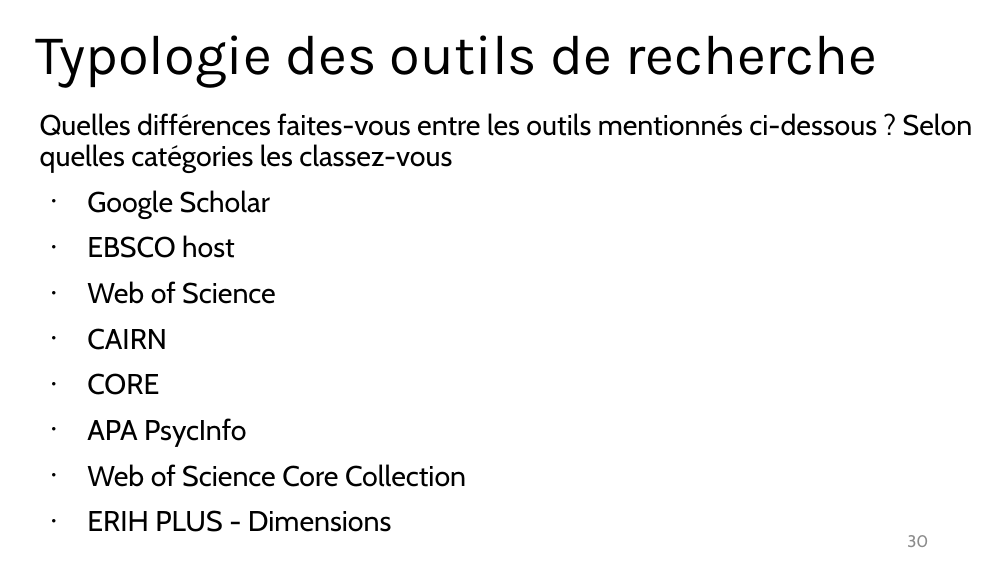
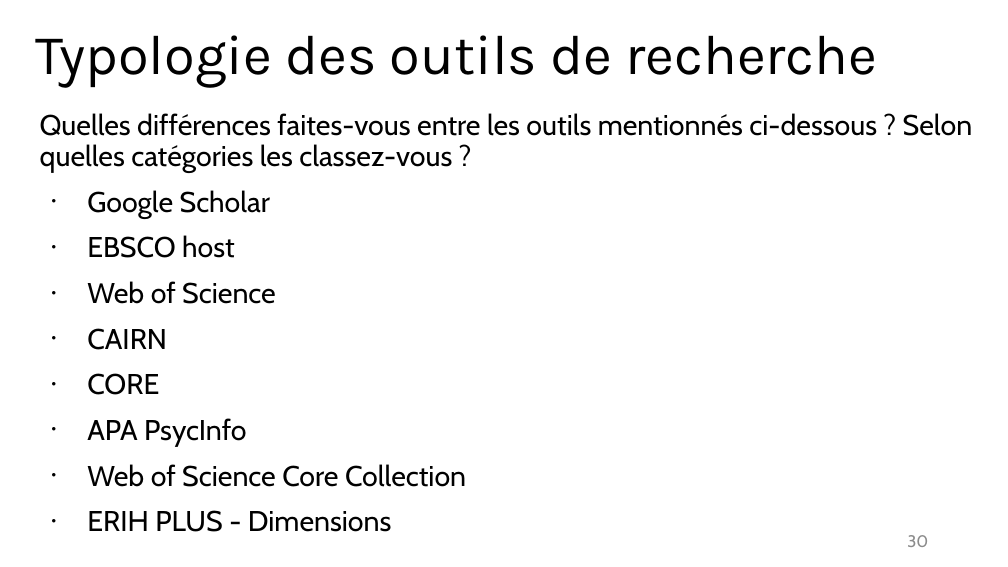
Before and after one commit to fflamerie/intro_revlit, a slide deck: slide 30 of docs/Intro_RevLit.odp. Drawn at 1008x567 pixels with LibreOffice and Linux fonts; fonts in the diff are those of the drawing. Boxes give left, top, right and bottom in pixels: in the first picture for what was removed or moved away, otherwise in the second. Text is boxed around its words. In the diff, an @@ line names an element or a change of style, - is before the commit and + after.

```diff
--- a/docs/Intro_RevLit.odp
+++ b/docs/Intro_RevLit.odp
@@ text at [40,113,973,173]: text changed @@
-Quelles différences faites-vous entre les outils mentionnés ci-dessous ? Selon quelles catégories les classez-vous
+Quelles différences faites-vous entre les outils mentionnés ci-dessous ? Selon quelles catégories les classez-vous ?
```
Also in this commit, not shown: 5 other slides changed, 5 other files.
